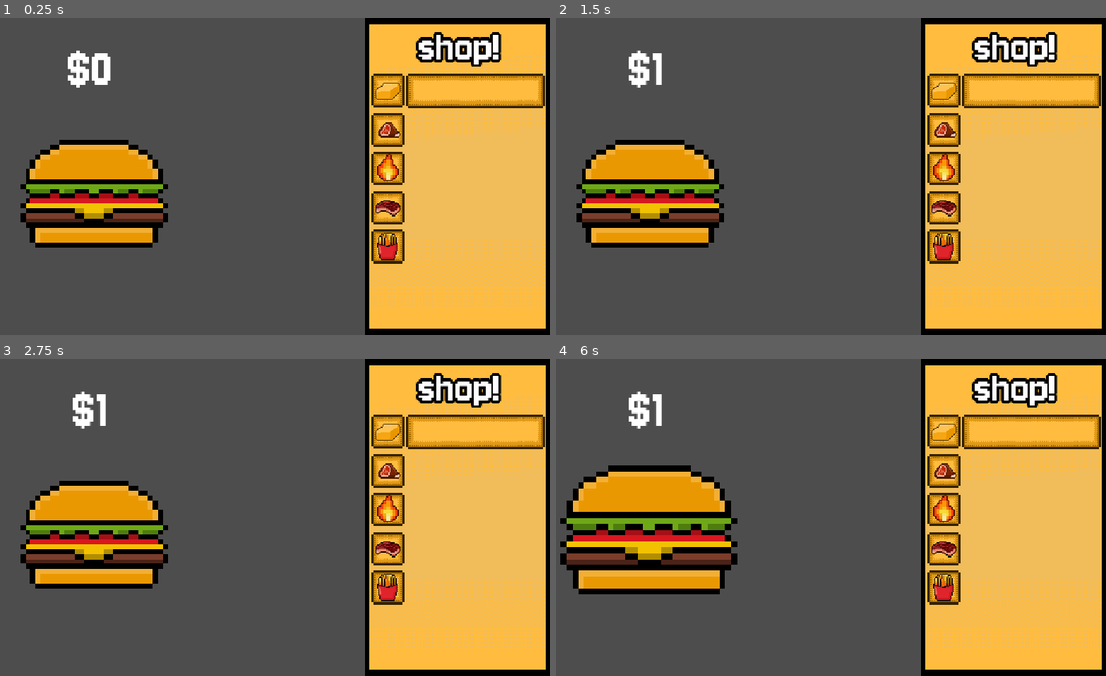
Above: before the commit, frames 1-4 (two rows, left to right).
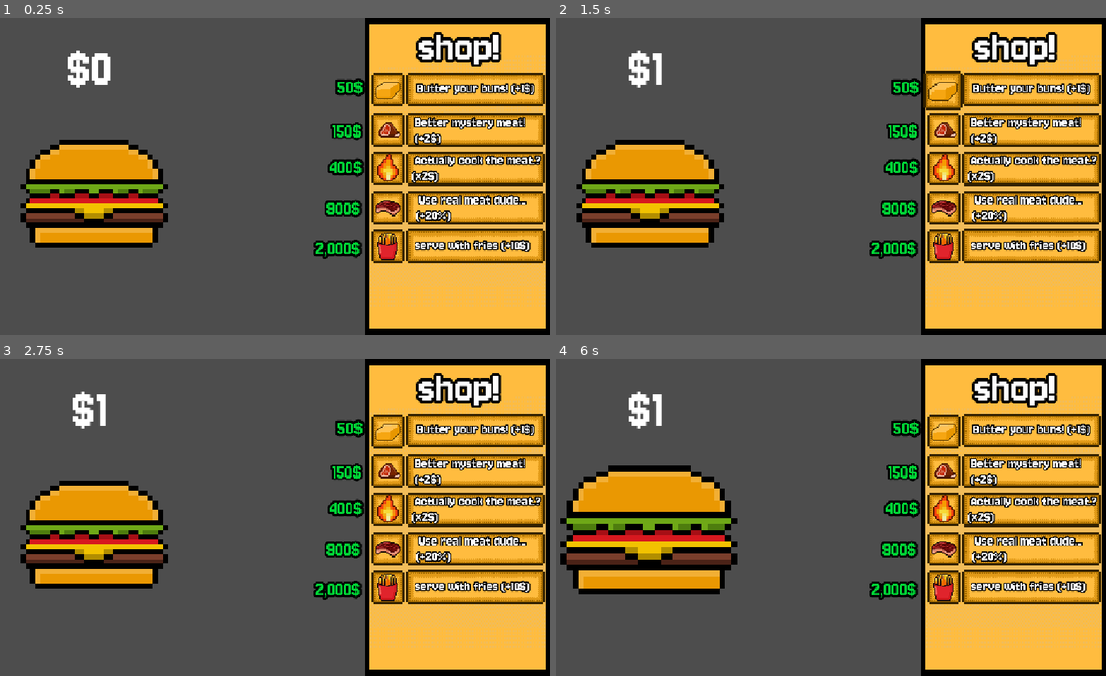
Above: after the commit, the same moments.

Repository: youswiftlmao/clicker_game
Game: Godot game, scene res://game.tscn
Two runs of this game, one before a commit and one after it. Both use one fixed random seed, a clock stepped at 60 frames per second and the inputs below. The project has no main scene, so this scene is started directly.
Inputs (mouse positions are in pixels of both pictures, inside the frame that each line leads up to; where the layout moved, square brackets give the same spot in the first picture):
- Up to frame 1 (0.25 s): no input
- Up to frame 2 (1.5 s): click (649, 192) at 0.5 s; click (946, 87) [946, 90] at 1.25 s
- Up to frame 3 (2.75 s): click (390, 469) at 2 s
- Up to frame 4 (6 s): click (946, 507) at 2.75 s; click (946, 549) at 3.5 s; click (946, 587) at 4.25 s; tap Enter at 5 s; move the mouse to (946, 501) at 5.02 s; hold Right 5.03-5.78 s; tap Alt at 5.1 s; tap Space at 5.75 s; move the mouse to (710, 533) at 5.77 s; hold Down from 5.78 s (still down); tap Shift at 5.85 s

The runs differ from the first frame. In frame 1, 14% of the frame differs, in the area x 56-100%, y 17-78%; in frame 2, 14%, in the area x 56-100%, y 16-78%; in frame 3, 14%; in frame 4, 14%.

Commit message:
added the shop area added icons and description added prices and profits on upgrades working on upgrade gui like when mouse is above it it will become bigger and show amt needed to buy , dont with the gui things for 1st upgrade will do the same for the others

Diff:
--- a/game.tscn
+++ b/game.tscn
@@ -6,11 +6,16 @@
 [ext_resource type="FontFile" uid="uid://bh6jvsa7eqolq" path="res://text/Jersey10-Regular.ttf" id="4_fc0e3"]
 [ext_resource type="Texture2D" uid="uid://cn1ke6hsw4ouk" path="res://assets/shop area.png" id="5_7jktm"]
 [ext_resource type="Texture2D" uid="uid://cffymdsilj704" path="res://assets/BUTTERR.png" id="6_hve3p"]
+[ext_resource type="Script" uid="uid://1sjsqm5iy5ui" path="res://scripts/buttered_buns.gd" id="7_80cx4"]
 [ext_resource type="Texture2D" uid="uid://cvwamqierilmm" path="res://assets/FONT AREA.png" id="7_iotsf"]
 [ext_resource type="Texture2D" uid="uid://d2bt51p85fqq2" path="res://assets/MEATT.png" id="7_mfdv2"]
 [ext_resource type="Texture2D" uid="uid://b4x7k8ju3bvf" path="res://assets/FIREEE.png" id="8_iotsf"]
 [ext_resource type="Texture2D" uid="uid://cqob2i5h2ioeo" path="res://assets/BEEF.png" id="9_lc2xo"]
 [ext_resource type="Texture2D" uid="uid://ecustpmd7jm2" path="res://assets/FRIES.png" id="10_215e1"]
+[ext_resource type="Script" uid="uid://cp1do5xq8t0rs" path="res://scripts/mystermy_meat.gd" id="10_e8heu"]
+[ext_resource type="Script" uid="uid://5jrjf17txtwv" path="res://scripts/cooking_meat.gd" id="12_rvswv"]
+[ext_resource type="Script" uid="uid://o1pyhd05dras" path="res://scripts/use_real_meat.gd" id="14_boyg6"]
+[ext_resource type="Script" uid="uid://btp8og3unhsfg" path="res://scripts/serv_w__fried.gd" id="16_e36ub"]
 
 [sub_resource type="Animation" id="Animation_feb5d"]
 resource_name = "PRESSED"
@@ -65,6 +70,96 @@
 &"PRESSED": SubResource("Animation_feb5d"),
 &"hover": SubResource("Animation_fc0e3"),
 &"unhover": SubResource("Animation_7jktm")
+}
+
+[sub_resource type="Animation" id="Animation_80cx4"]
+length = 0.001
+tracks/0/type = "value"
+tracks/0/imported = false
+tracks/0/enabled = true
+tracks/0/path = NodePath(".:scale")
+tracks/0/interp = 1
+tracks/0/loop_wrap = true
+tracks/0/keys = {
+"times": PackedFloat32Array(0),
+"transitions": PackedFloat32Array(1),
+"update": 0,
+"values": [Vector2(2.1594524, 2.1594524)]
+}
+tracks/1/type = "value"
+tracks/1/imported = false
+tracks/1/enabled = true
+tracks/1/path = NodePath(".:position")
+tracks/1/interp = 1
+tracks/1/loop_wrap = true
+tracks/1/keys = {
+"times": PackedFloat32Array(0),
+"transitions": PackedFloat32Array(1),
+"update": 0,
+"values": [Vector2(787, 111)]
+}
+
+[sub_resource type="Animation" id="Animation_hb5m1"]
+resource_name = "hover"
+length = 0.2
+tracks/0/type = "value"
+tracks/0/imported = false
+tracks/0/enabled = true
+tracks/0/path = NodePath(".:scale")
+tracks/0/interp = 1
+tracks/0/loop_wrap = true
+tracks/0/keys = {
+"times": PackedFloat32Array(0, 0.2),
+"transitions": PackedFloat32Array(1, 1),
+"update": 0,
+"values": [Vector2(2.1594524, 2.1594524), Vector2(2.5, 2.5)]
+}
+tracks/1/type = "value"
+tracks/1/imported = false
+tracks/1/enabled = true
+tracks/1/path = NodePath(".:position")
+tracks/1/interp = 1
+tracks/1/loop_wrap = true
+tracks/1/keys = {
+"times": PackedFloat32Array(0, 0.2),
+"transitions": PackedFloat32Array(1, 1),
+"update": 0,
+"values": [Vector2(787.00006, 113.99999), Vector2(780, 108)]
+}
+
+[sub_resource type="Animation" id="Animation_x5p1p"]
+resource_name = "unhober"
+length = 0.2
+tracks/0/type = "value"
+tracks/0/imported = false
+tracks/0/enabled = true
+tracks/0/path = NodePath(".:scale")
+tracks/0/interp = 1
+tracks/0/loop_wrap = true
+tracks/0/keys = {
+"times": PackedFloat32Array(0, 0.20000002),
+"transitions": PackedFloat32Array(1, 1),
+"update": 0,
+"values": [Vector2(2.5, 2.5), Vector2(2.1594524, 2.1594524)]
+}
+tracks/1/type = "value"
+tracks/1/imported = false
+tracks/1/enabled = true
+tracks/1/path = NodePath(".:position")
+tracks/1/interp = 1
+tracks/1/loop_wrap = true
+tracks/1/keys = {
+"times": PackedFloat32Array(0, 0.20000002),
+"transitions": PackedFloat32Array(1, 1),
+"update": 0,
+"values": [Vector2(780, 108), Vector2(787.00006, 113.99999)]
+}
+
+[sub_resource type="AnimationLibrary" id="AnimationLibrary_qhcbd"]
+_data = {
+&"RESET": SubResource("Animation_80cx4"),
+&"hover": SubResource("Animation_hb5m1"),
+&"unhober": SubResource("Animation_x5p1p")
 }
 
 [node name="game" type="Node2D" unique_id=1154392844]
@@ -121,17 +216,47 @@
 horizontal_alignment = 1
 
 [node name="buttered buns" type="TextureButton" parent="CanvasLayer" unique_id=185973266]
-offset_left = 787.00006
-offset_top = 113.99999
+offset_left = 787.0
+offset_top = 111.0
 offset_right = 819.00006
-offset_bottom = 146.0
+offset_bottom = 143.00009
 scale = Vector2(2.1594524, 2.1594524)
 texture_normal = ExtResource("6_hve3p")
+script = ExtResource("7_80cx4")
 
 [node name="FontArea" type="Sprite2D" parent="CanvasLayer/buttered buns" unique_id=1540133920]
-position = Vector2(115.77011, 16.148993)
+position = Vector2(115.77005, 16.148993)
 scale = Vector2(1.0345775, 1.0093118)
 texture = ExtResource("7_iotsf")
+
+[node name="RichTextLabel" type="RichTextLabel" parent="CanvasLayer/buttered buns/FontArea" unique_id=1090879664]
+offset_left = -72.51181
+offset_top = -8.200262
+offset_right = 518.3246
+offset_bottom = 141.48428
+scale = Vector2(0.2107943, 0.2107943)
+theme_override_colors/font_outline_color = Color(0, 0, 0, 1)
+theme_override_constants/outline_size = 20
+theme_override_fonts/normal_font = ExtResource("4_fc0e3")
+theme_override_font_sizes/normal_font_size = 64
+text = " Butter your buns! (+1$)"
+
+[node name="50" type="RichTextLabel" parent="CanvasLayer/buttered buns/FontArea" unique_id=1003711433]
+offset_left = -146.81396
+offset_top = -12.78833
+offset_right = -49.572754
+offset_bottom = 57.932556
+scale = Vector2(0.31430402, 0.31430402)
+mouse_filter = 2
+theme_override_colors/default_color = Color(0, 0.84313726, 0.21176471, 1)
+theme_override_colors/font_outline_color = Color(0, 0, 0, 1)
+theme_override_constants/outline_size = 25
+theme_override_fonts/normal_font = ExtResource("4_fc0e3")
+theme_override_font_sizes/normal_font_size = 64
+text = " 50$"
+
+[node name="AnimationPlayer" type="AnimationPlayer" parent="CanvasLayer/buttered buns" unique_id=1766923545]
+libraries/ = SubResource("AnimationLibrary_qhcbd")
 
 [node name="mystermy meat" type="TextureButton" parent="CanvasLayer" unique_id=449076669]
 offset_left = 787.00006
@@ -140,6 +265,38 @@
 offset_bottom = 226.0
 scale = Vector2(2.1594524, 2.1594524)
 texture_normal = ExtResource("7_mfdv2")
+script = ExtResource("10_e8heu")
+
+[node name="FontArea2" type="Sprite2D" parent="CanvasLayer/mystermy meat" unique_id=366246273]
+position = Vector2(115.77011, 16.148994)
+scale = Vector2(1.0345775, 1.0093118)
+texture = ExtResource("7_iotsf")
+
+[node name="RichTextLabel" type="RichTextLabel" parent="CanvasLayer/mystermy meat/FontArea2" unique_id=1022700077]
+offset_left = -74.74982
+offset_top = -14.164773
+offset_right = 639.17755
+offset_bottom = 129.34865
+scale = Vector2(0.211, 0.211)
+theme_override_constants/outline_size = 20
+theme_override_fonts/normal_font = ExtResource("4_fc0e3")
+theme_override_font_sizes/normal_font_size = 64
+text = " Better mystery meat!
+ (+2$)"
+
+[node name="150" type="RichTextLabel" parent="CanvasLayer/mystermy meat" unique_id=912043238]
+layout_mode = 0
+offset_left = -40.7511
+offset_top = 6.4831257
+offset_right = 103.266846
+offset_bottom = 102.34076
+scale = Vector2(0.31430402, 0.31430402)
+theme_override_colors/default_color = Color(0, 0.84313726, 0.21176471, 1)
+theme_override_colors/font_outline_color = Color(0, 0, 0, 1)
+theme_override_constants/outline_size = 25
+theme_override_fonts/normal_font = ExtResource("4_fc0e3")
+theme_override_font_sizes/normal_font_size = 64
+text = " 150$"
 
 [node name="cooking meat" type="TextureButton" parent="CanvasLayer" unique_id=1236775112]
 offset_left = 787.00006
@@ -148,6 +305,38 @@
 offset_bottom = 305.0
 scale = Vector2(2.1594524, 2.1594524)
 texture_normal = ExtResource("8_iotsf")
+script = ExtResource("12_rvswv")
+
+[node name="FontArea3" type="Sprite2D" parent="CanvasLayer/cooking meat" unique_id=271539048]
+position = Vector2(115.77011, 16.148987)
+scale = Vector2(1.0345775, 1.0093118)
+texture = ExtResource("7_iotsf")
+
+[node name="RichTextLabel2" type="RichTextLabel" parent="CanvasLayer/cooking meat/FontArea3" unique_id=592268152]
+offset_left = -74.74988
+offset_top = -15.082397
+offset_right = 639.1775
+offset_bottom = 128.43103
+scale = Vector2(0.211, 0.211)
+theme_override_constants/outline_size = 20
+theme_override_fonts/normal_font = ExtResource("4_fc0e3")
+theme_override_font_sizes/normal_font_size = 64
+text = " Actually cook the meat.?
+(x2$)"
+
+[node name="400" type="RichTextLabel" parent="CanvasLayer/cooking meat" unique_id=598038401]
+layout_mode = 0
+offset_left = -43.529587
+offset_top = 4.1677265
+offset_right = 100.48836
+offset_bottom = 100.02536
+scale = Vector2(0.31430402, 0.31430402)
+theme_override_colors/default_color = Color(0, 0.84313726, 0.21176471, 1)
+theme_override_colors/font_outline_color = Color(0, 0, 0, 1)
+theme_override_constants/outline_size = 25
+theme_override_fonts/normal_font = ExtResource("4_fc0e3")
+theme_override_font_sizes/normal_font_size = 64
+text = " 400$"
 
 [node name="use real meat" type="TextureButton" parent="CanvasLayer" unique_id=1514243115]
 offset_left = 787.00006
@@ -156,16 +345,81 @@
 offset_bottom = 385.0
 scale = Vector2(2.1594524, 2.1594524)
 texture_normal = ExtResource("9_lc2xo")
+script = ExtResource("14_boyg6")
+
+[node name="FontArea4" type="Sprite2D" parent="CanvasLayer/use real meat" unique_id=635335720]
+position = Vector2(115.77011, 16.149017)
+scale = Vector2(1.0345775, 1.0093118)
+texture = ExtResource("7_iotsf")
+
+[node name="RichTextLabel3" type="RichTextLabel" parent="CanvasLayer/use real meat/FontArea4" unique_id=1811349502]
+offset_left = -70.72139
+offset_top = -14.6236105
+offset_right = 643.206
+offset_bottom = 128.88982
+scale = Vector2(0.211, 0.211)
+theme_override_constants/outline_size = 20
+theme_override_fonts/normal_font = ExtResource("4_fc0e3")
+theme_override_font_sizes/normal_font_size = 64
+text = " Use real meat dude...
+(+20%)"
+
+[node name="900" type="RichTextLabel" parent="CanvasLayer/use real meat" unique_id=475456352]
+layout_mode = 0
+offset_left = -46.30808
+offset_top = 6.0200424
+offset_right = 97.70987
+offset_bottom = 101.87768
+scale = Vector2(0.31430402, 0.31430402)
+theme_override_colors/default_color = Color(0, 0.84313726, 0.21176471, 1)
+theme_override_colors/font_outline_color = Color(0, 0, 0, 1)
+theme_override_constants/outline_size = 25
+theme_override_fonts/normal_font = ExtResource("4_fc0e3")
+theme_override_font_sizes/normal_font_size = 64
+text = " 900$"
 
 [node name="serv w_ fried" type="TextureButton" parent="CanvasLayer" unique_id=1318541615]
 offset_left = 787.00006
-offset_top = 433.0
+offset_top = 431.99997
 offset_right = 819.00006
-offset_bottom = 465.0
+offset_bottom = 463.99997
 scale = Vector2(2.1594524, 2.1594524)
 texture_normal = ExtResource("10_215e1")
+script = ExtResource("16_e36ub")
+
+[node name="FontArea5" type="Sprite2D" parent="CanvasLayer/serv w_ fried" unique_id=1190525429]
+position = Vector2(115.77011, 15.685928)
+scale = Vector2(1.0345775, 1.0093118)
+texture = ExtResource("7_iotsf")
+
+[node name="RichTextLabel4" type="RichTextLabel" parent="CanvasLayer/serv w_ fried/FontArea5" unique_id=606310354]
+offset_left = -71.6166
+offset_top = -7.7414546
+offset_right = 642.3108
+offset_bottom = 135.77197
+scale = Vector2(0.211, 0.211)
+theme_override_constants/outline_size = 20
+theme_override_fonts/normal_font = ExtResource("4_fc0e3")
+theme_override_font_sizes/normal_font_size = 64
+text = "serve with fries (+10$)"
+
+[node name="2000" type="RichTextLabel" parent="CanvasLayer/serv w_ fried" unique_id=507031462]
+layout_mode = 0
+offset_left = -56.958916
+offset_top = 7.409293
+offset_right = 121.3166
+offset_bottom = 103.26693
+scale = Vector2(0.31430402, 0.31430402)
+theme_override_colors/default_color = Color(0, 0.84313726, 0.21176471, 1)
+theme_override_colors/font_outline_color = Color(0, 0, 0, 1)
+theme_override_constants/outline_size = 25
+theme_override_fonts/normal_font = ExtResource("4_fc0e3")
+theme_override_font_sizes/normal_font_size = 64
+text = " 2,000$"
 
 [connection signal="mouse_entered" from="TextureButton" to="TextureButton" method="_on_mouse_entered"]
 [connection signal="mouse_exited" from="TextureButton" to="TextureButton" method="_on_mouse_exited"]
 [connection signal="pressed" from="TextureButton" to="." method="_on_texture_button_pressed"]
 [connection signal="pressed" from="TextureButton" to="TextureButton" method="_on_pressed"]
+[connection signal="mouse_entered" from="CanvasLayer/buttered buns" to="CanvasLayer/buttered buns" method="_on_mouse_entered"]
+[connection signal="mouse_exited" from="CanvasLayer/buttered buns" to="CanvasLayer/buttered buns" method="_on_mouse_exited"]
--- /dev/null
+++ b/scripts/buttered_buns.gd
@@ -0,0 +1,20 @@
+extends TextureButton
+
+
+# Called when the node enters the scene tree for the first time.
+func _ready() -> void:
+
+	var t = $FontArea.global_transform
+	$FontArea.set_as_top_level(true)
+	$FontArea.global_transform = t
+
+
+func _on_mouse_entered() -> void:
+
+	$AnimationPlayer.stop()
+	$AnimationPlayer.play("hover")
+
+func _on_mouse_exited() -> void:
+
+	$AnimationPlayer.stop()
+	$AnimationPlayer.play("unhober")
--- /dev/null
+++ b/scripts/cooking_meat.gd
@@ -0,0 +1,11 @@
+extends TextureButton
+
+
+# Called when the node enters the scene tree for the first time.
+func _ready() -> void:
+	pass # Replace with function body.
+
+
+# Called every frame. 'delta' is the elapsed time since the previous frame.
+func _process(delta: float) -> void:
+	pass
--- a/scripts/game.gd
+++ b/scripts/game.gd
@@ -10,13 +10,13 @@
 var base_position: Vector2
 
 func _ready():
+
 	base_position = moneycount.position
 	base_scale = moneycount.scale
 
 func _on_texture_button_pressed() -> void:
 	money += moneyperclick
 	pop_label()
-
 
 func _process(delta: float) -> void:
 	moneycount.text = "$" + str(money)
--- /dev/null
+++ b/scripts/mystermy_meat.gd
@@ -0,0 +1,11 @@
+extends TextureButton
+
+
+# Called when the node enters the scene tree for the first time.
+func _ready() -> void:
+	pass # Replace with function body.
+
+
+# Called every frame. 'delta' is the elapsed time since the previous frame.
+func _process(delta: float) -> void:
+	pass
--- /dev/null
+++ b/scripts/serv_w__fried.gd
@@ -0,0 +1,11 @@
+extends TextureButton
+
+
+# Called when the node enters the scene tree for the first time.
+func _ready() -> void:
+	pass # Replace with function body.
+
+
+# Called every frame. 'delta' is the elapsed time since the previous frame.
+func _process(delta: float) -> void:
+	pass
--- /dev/null
+++ b/scripts/use_real_meat.gd
@@ -0,0 +1,11 @@
+extends TextureButton
+
+
+# Called when the node enters the scene tree for the first time.
+func _ready() -> void:
+	pass # Replace with function body.
+
+
+# Called every frame. 'delta' is the elapsed time since the previous frame.
+func _process(delta: float) -> void:
+	pass
Not shown, added: scripts/buttered_buns.gd.uid
Not shown, added: scripts/cooking_meat.gd.uid
Not shown, added: scripts/mystermy_meat.gd.uid
Not shown, added: scripts/serv_w__fried.gd.uid
Not shown, added: scripts/use_real_meat.gd.uid
